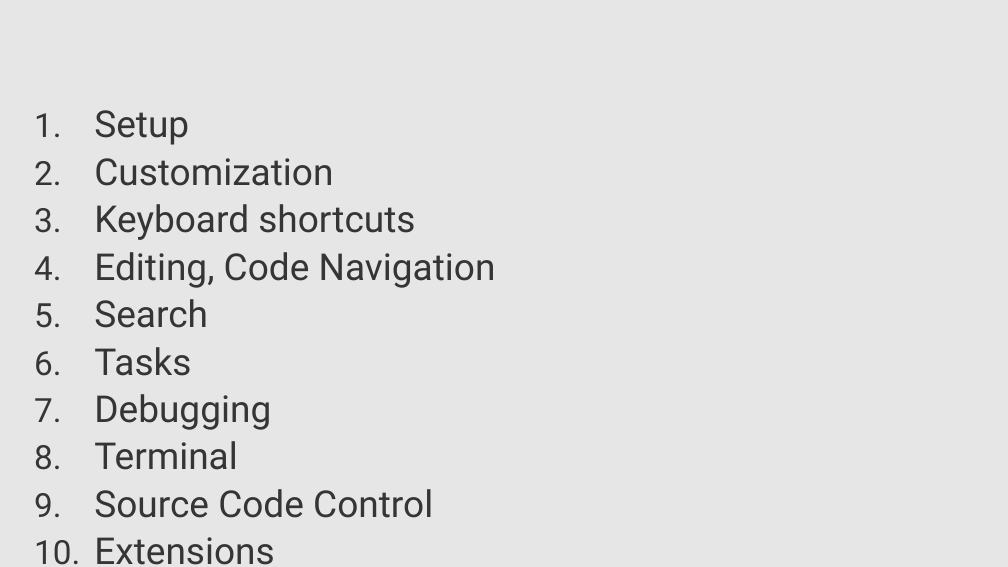
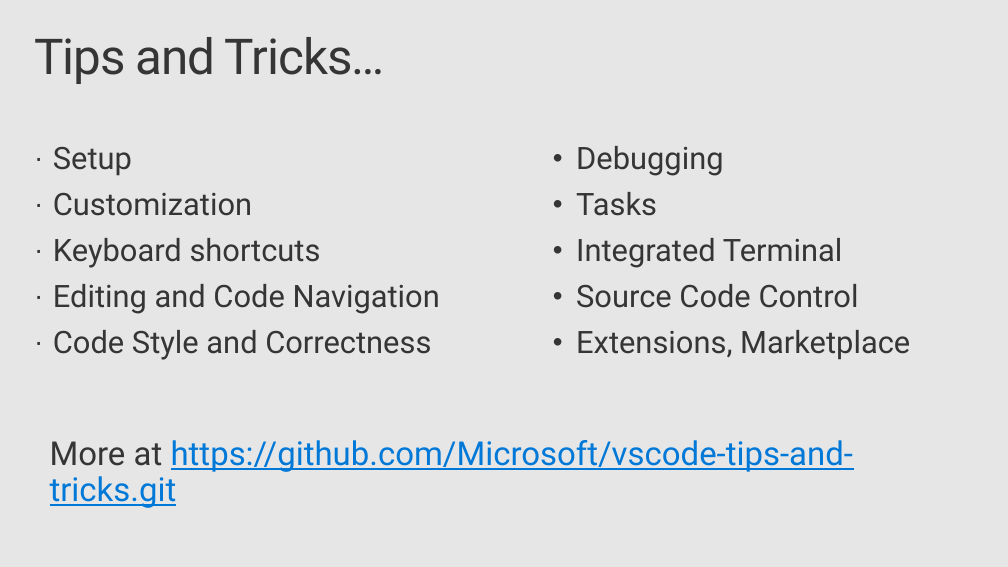
Before and after one commit to chrisdias/ignite2017, a slide deck: slide 3 of thr3028(r).chrisdias.vscodetipstricks.pptx. Drawn at 1008x567 pixels with LibreOffice and Linux fonts; fonts in the diff are those of the drawing; background and template pictures are left out. Boxes give left, top, right and bottom in pixels: in the first picture for what was removed or moved away, otherwise in the second. Text is boxed around its words. In the diff, an @@ line names an element or a change of style, - is before the commit and + after.

```diff
--- a/thr3028(r).chrisdias.vscodetipstricks.pptx
+++ b/thr3028(r).chrisdias.vscodetipstricks.pptx
@@ title added at (x1=34, y1=37, x2=385, y2=84), 48 pt, text #353535 @@
+Tips and Tricks…
@@ text "Setup" moved from (x1=94, y1=110, x2=496, y2=565) to (x1=53, y1=147, x2=440, y2=360) @@
@@ text at (x1=53, y1=147, x2=321, y2=268): size 36 to 30 pt in "Setup", "Customization", "Keyboard shortcuts"; bullet 1. to ·; more space between paragraphs @@
@@ text added at (x1=576, y1=146, x2=910, y2=360), 30 pt, text #353535 @@
+• Debugging
+• Tasks
+• Integrated Terminal
+• Source Code Control
+• Extensions, Marketplace
@@ text at (x1=53, y1=284, x2=440, y2=360): text changed; size 36 to 30 pt @@
-4. Editing, Code Navigation
-5. Search
-6. Tasks
-7. Debugging
-8. Terminal
-9. Source Code Control
-10. Extensions
+· Editing and Code Navigation
+· Code Style and Correctness
@@ text added at (x1=50, y1=440, x2=853, y2=508), 32 pt, text #0078D7, underline @@
+More at https://github.com/Microsoft/vscode-tips-and-tricks.git
```
Also in this commit, not shown: 1 other slide changed, 12 slides added, 2 slides removed, 4 other files.
